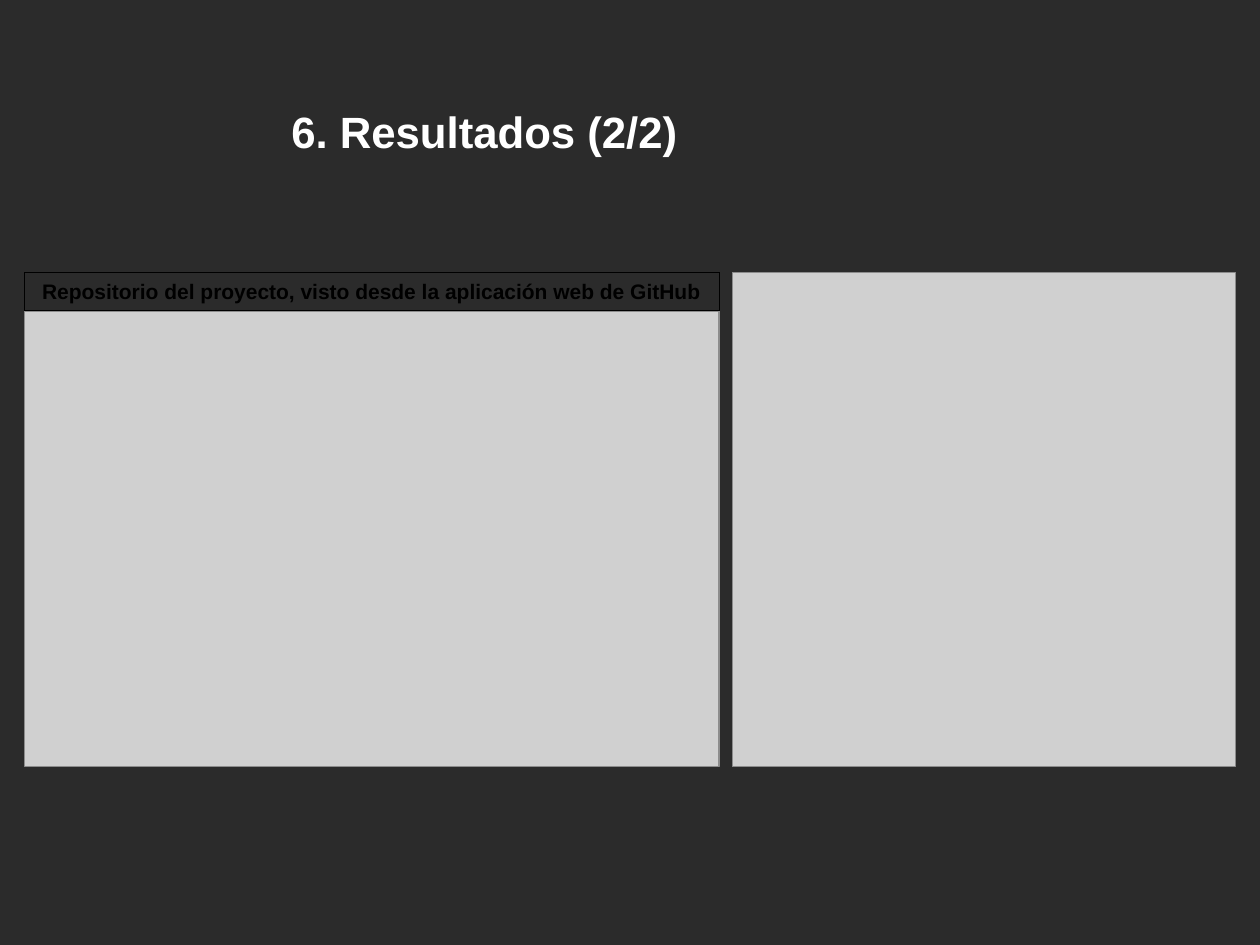
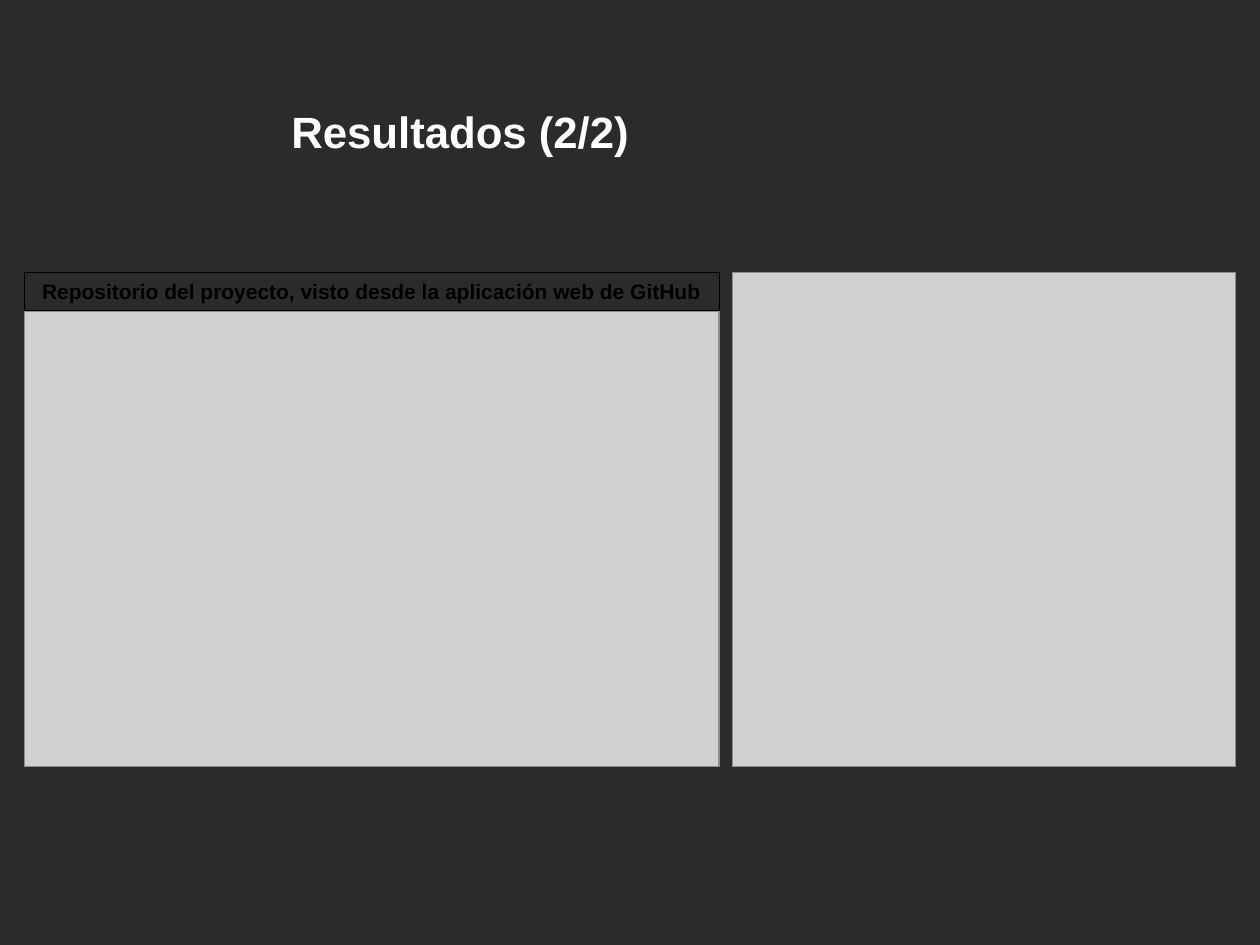
Before and after one commit to cristianpazu/Proyecto-Sanambiente, a slide deck: slide 15 of Documento(s) de proyecto de grado/Presentación del proyecto de grado.pptx (slide 12 before the commit). Drawn at 1260x945 pixels with LibreOffice and Linux fonts; fonts in the diff are those of the drawing; grey boxes stand for pictures; background and template pictures are left out; a plain dark background stands for a picture behind light text. Boxes give left, top, right and bottom in pixels: in the first picture for what was removed or moved away, otherwise in the second. Text is boxed around its words. In the diff, an @@ line names an element or a change of style, - is before the commit and + after.

```diff
--- a/Documento(s) de proyecto de grado/Presentación del proyecto de grado.pptx
+++ b/Documento(s) de proyecto de grado/Presentación del proyecto de grado.pptx
@@ title at (291,116,629,157): text changed @@
-6. Resultados (2/2)
+Resultados (2/2)
```
Also in this commit, not shown: 8 other slides changed, 4 slides added, 1 slide removed, 1 other file.
